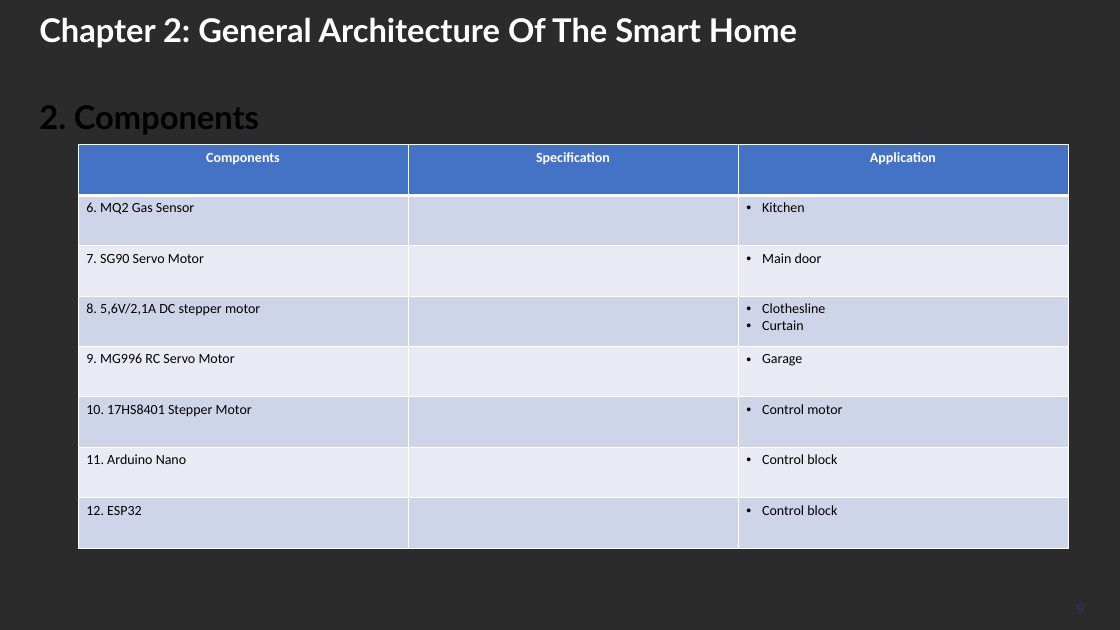
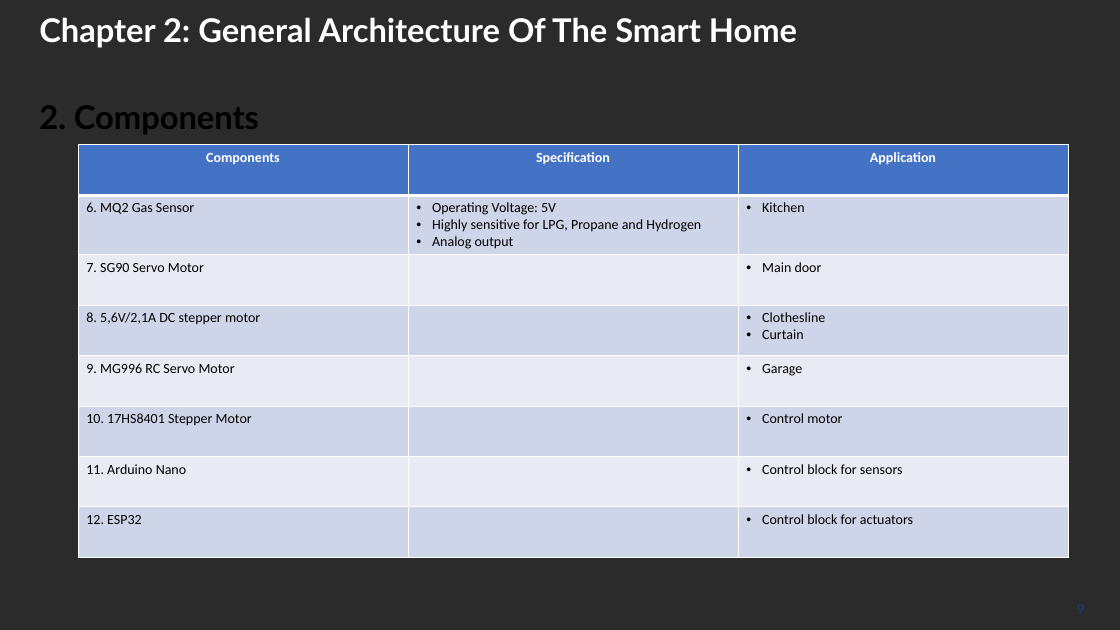
Before and after one commit to ndmbka2k/DATN, a slide deck: slide 9 of POWERPOINT/GraduationThesis_pp.pptx. Drawn at 1120x630 pixels with LibreOffice and Linux fonts; fonts in the diff are those of the drawing; background and template pictures are left out; a plain dark background stands for a picture behind light text. Boxes give left, top, right and bottom in pixels: in the first picture for what was removed or moved away, otherwise in the second. Text is boxed around its words. In the diff, an @@ line names an element or a change of style, - is before the commit and + after.

```diff
--- a/POWERPOINT/GraduationThesis_pp.pptx
+++ b/POWERPOINT/GraduationThesis_pp.pptx
@@ table at (78,145,1069,556) @@
-row 2, column 2: 
+row 2, column 2: Operating Voltage: 5V / Highly sensitive for LPG, Propane and Hydrogen / Analog output
-row 7, column 3: Control block
+row 7, column 3: Control block for sensors
-row 8, column 3: Control block
+row 8, column 3: Control block for actuators
```
Also in this commit, not shown: 8 other slides changed, 15 slides removed, 1 other file.
